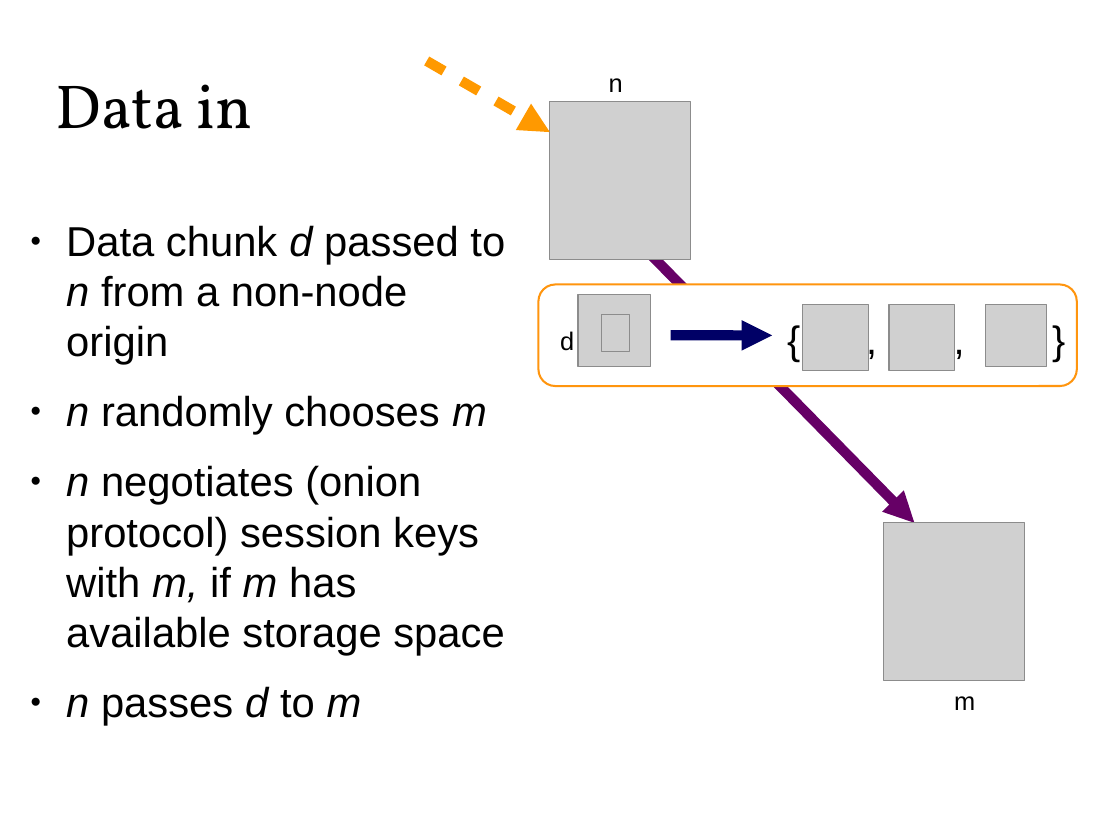
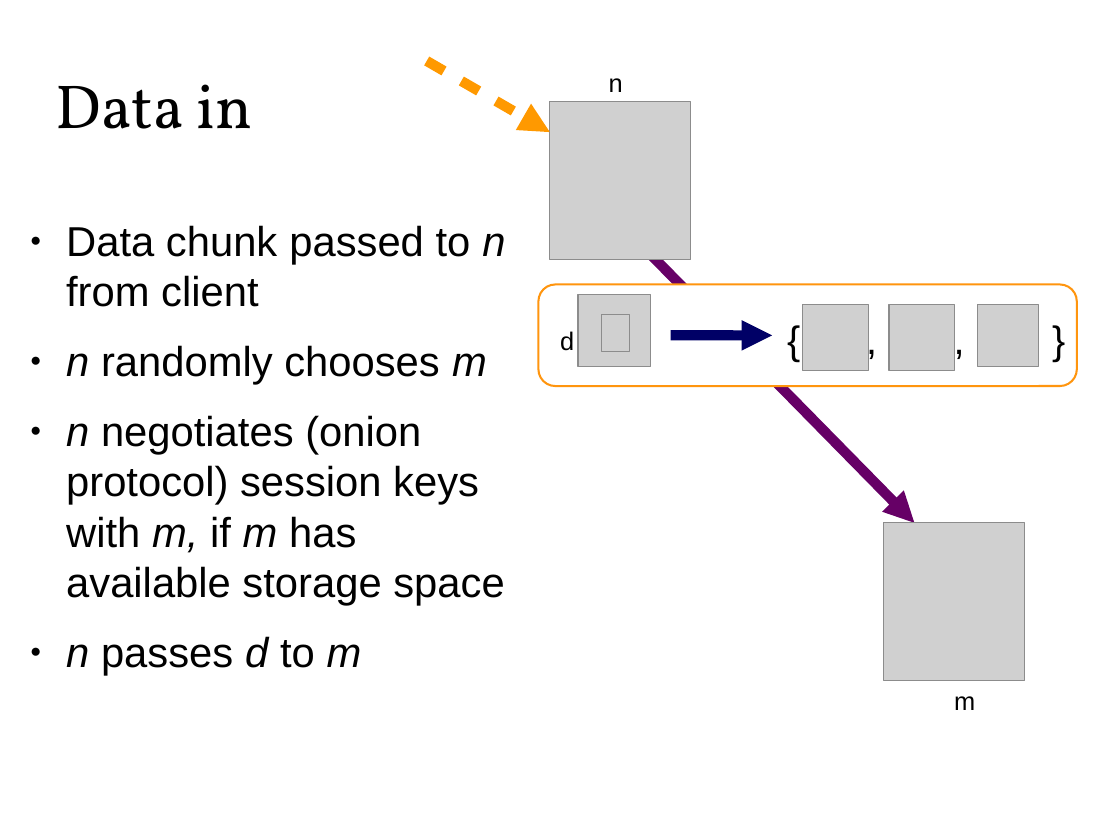
Before and after one commit to Zandrr/phonebook.js, a slide deck: slide 13 of documentation/ecen5013_presentation.odp. Drawn at 1120x840 pixels with LibreOffice and Linux fonts; fonts in the diff are those of the drawing; grey boxes stand for pictures. Boxes give left, top, right and bottom in pixels: in the first picture for what was removed or moved away, otherwise in the second. Text is boxed around its words. In the diff, an @@ line names an element or a change of style, - is before the commit and + after.

```diff
--- a/documentation/ecen5013_presentation.odp
+++ b/documentation/ecen5013_presentation.odp
@@ text at (x1=66, y1=225, x2=505, y2=307): text changed @@
-● Data chunk d passed to n from a non-node origin
+● Data chunk passed to n from client
@@ picture moved from (x1=986, y1=305, x2=1047, y2=366) to (x1=978, y1=305, x2=1039, y2=366) @@
```
Also in this commit, not shown: 6 other slides changed, 1 other file.
